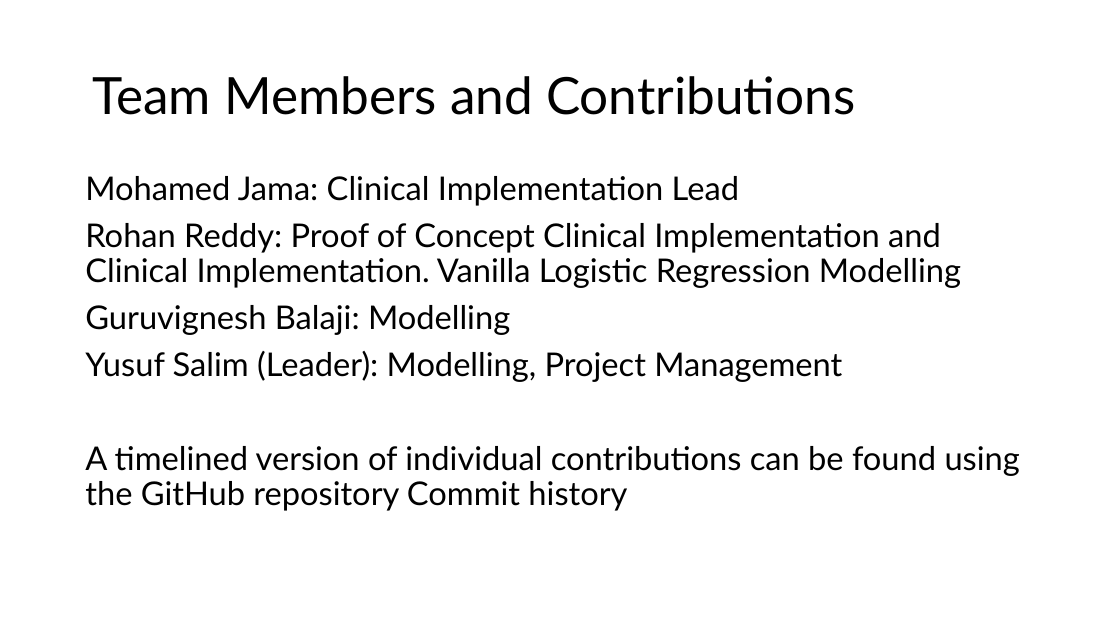
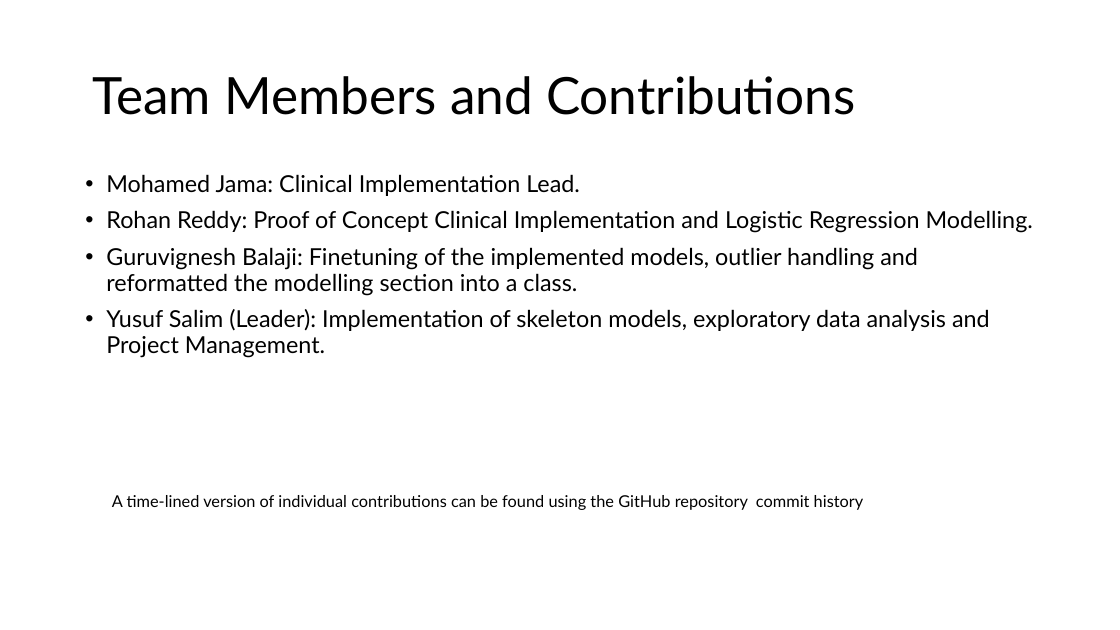
Before and after one commit to yusiGM/StrykerAI2024, a slide deck: slide 4 of SubmissionResources/StrykerSubmissionppt.pptx. Drawn at 1120x630 pixels with LibreOffice and Linux fonts; fonts in the diff are those of the drawing. Boxes give left, top, right and bottom in pixels: in the first picture for what was removed or moved away, otherwise in the second. Text is boxed around its words. In the diff, an @@ line names an element or a change of style, - is before the commit and + after.

```diff
--- a/SubmissionResources/StrykerSubmissionppt.pptx
+++ b/SubmissionResources/StrykerSubmissionppt.pptx
@@ text at bbox=[106, 174, 1033, 358]: text changed; size 28 to 20 pt @@
-Mohamed Jama: Clinical Implementation Lead
-Rohan Reddy: Proof of Concept Clinical Implementation and Clinical Implementation. Vanilla Logistic Regression Modelling
-Guruvignesh Balaji: Modelling
-Yusuf Salim (Leader): Modelling, Project Management
-A timelined version of individual contributions can be found using the GitHub repository Commit history
+• Mohamed Jama: Clinical Implementation Lead.
+• Rohan Reddy: Proof of Concept Clinical Implementation and Logistic Regression Modelling.
+• Guruvignesh Balaji: Finetuning of the implemented models, outlier handling and reformatted the modelling section into a class.
+• Yusuf Salim (Leader): Implementation of skeleton models, exploratory data analysis and Project Management.
@@ text added at bbox=[112, 495, 864, 510], 14 pt, text #000000 @@
+A time-lined version of individual contributions can be found using the GitHub repository commit history
```
Also in this commit, not shown: 8 other slides changed, 30 slides added, 2 slides removed.
